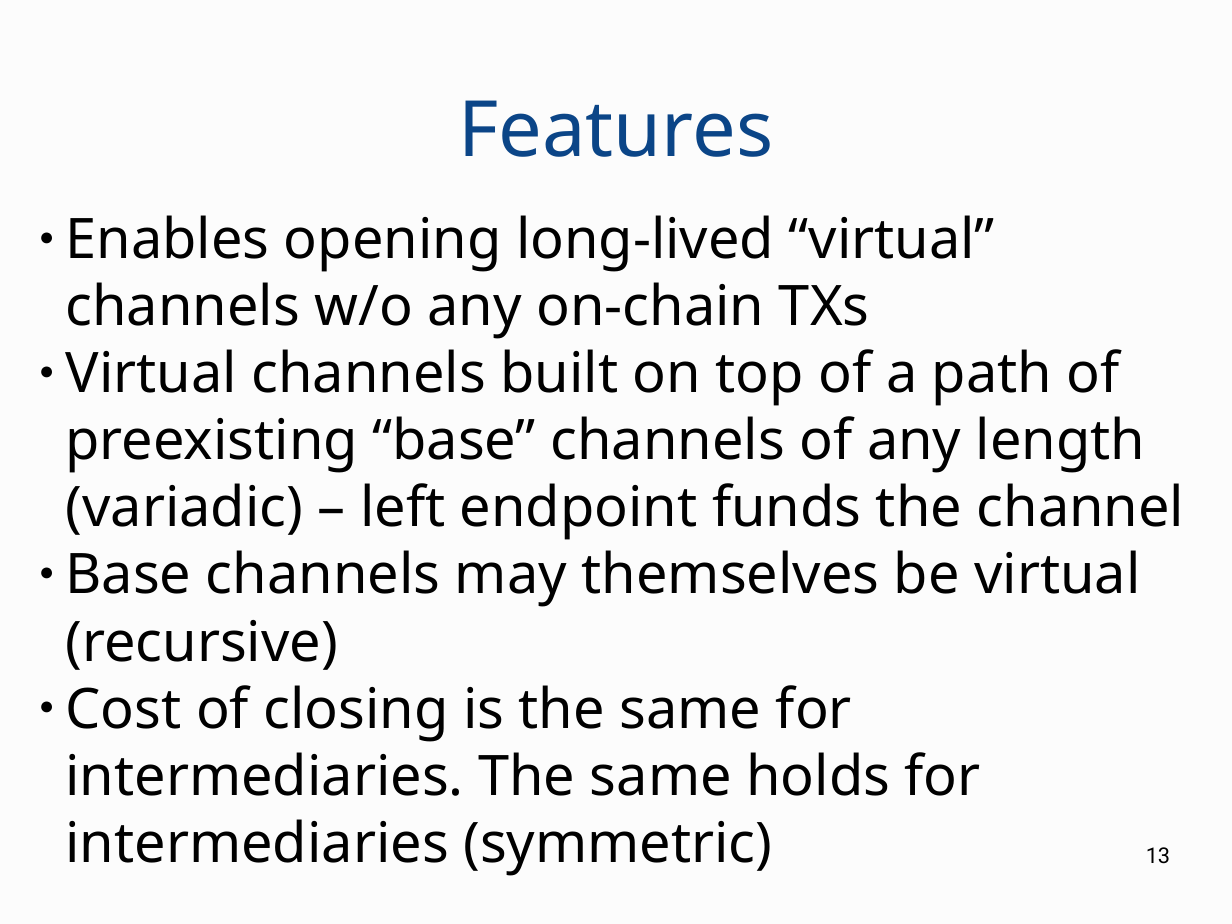
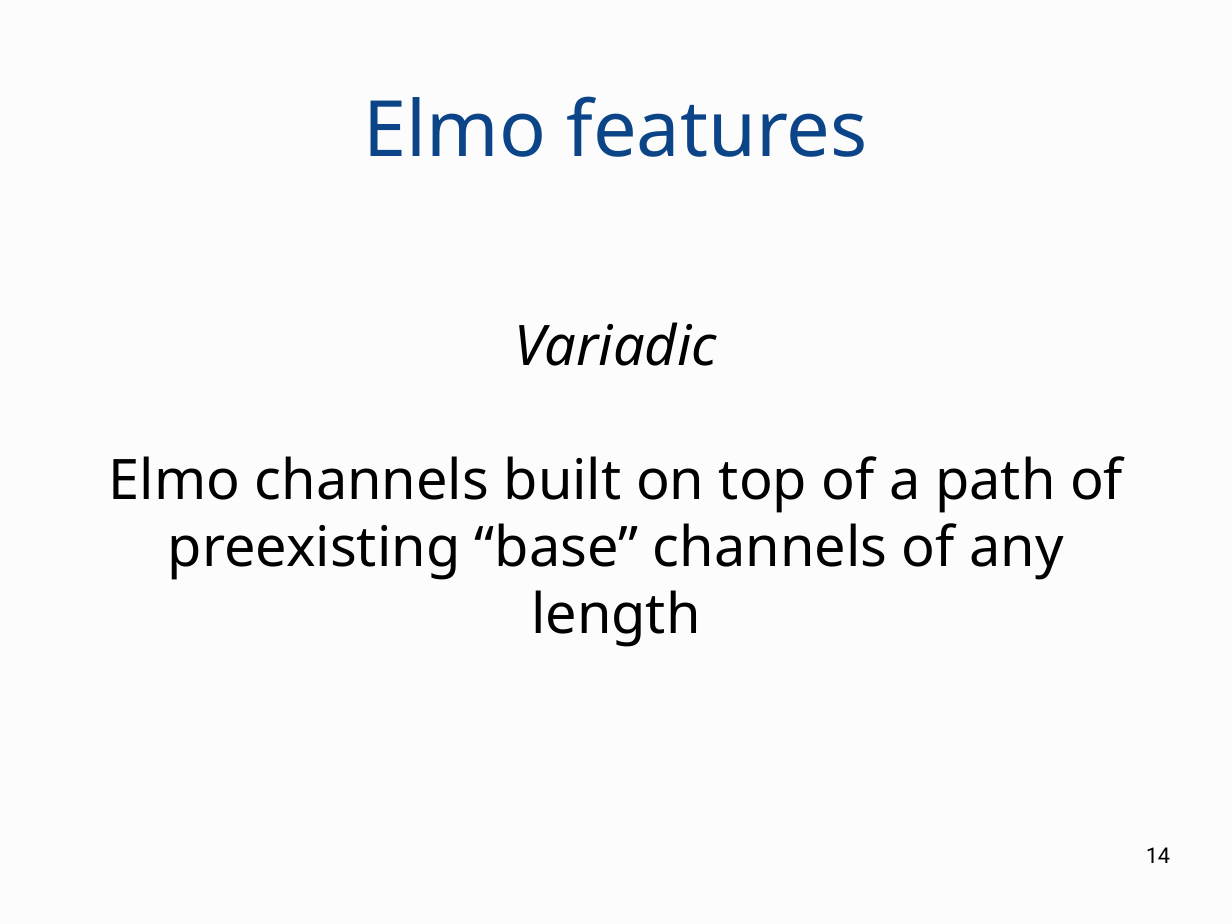
Before and after one commit to OrfeasLitos/virtual-payment-channels, a slide deck: slide 14 of slides/presentation.odp (slide 13 before the commit). Drawn at 1232x924 pixels with LibreOffice and Linux fonts; fonts in the diff are those of the drawing. Boxes give left, top, right and bottom in pixels: in the first picture for what was removed or moved away, otherwise in the second. Text is boxed around its words. In the diff, an @@ line names an element or a change of style, - is before the commit and + after.

Commit message:
Write Elmo features in slides

```diff
--- a/slides/presentation.odp
+++ b/slides/presentation.odp
@@ title at (x1=364, y1=96, x2=867, y2=157): text changed @@
-Features
+Elmo features
@@ subtitle at (x1=109, y1=322, x2=1123, y2=647): text changed @@
-● Enables opening long-lived “virtual” channels w/o any on-chain TXs
-● Virtual channels built on top of a path of preexisting “base” channels of any length (variadic) – left endpoint funds the channel
-● Base channels may themselves be virtual (recursive)
-● Cost of closing is the same for intermediaries. The same holds for intermediaries (symmetric)
+Variadic
+Elmo channels built on top of a path of preexisting “base” channels of any length
@@ page number at (x1=1146, y1=847, x2=1170, y2=863): text changed @@
-13
+14
```
Also in this commit, not shown: 10 other slides changed, 3 slides added.
